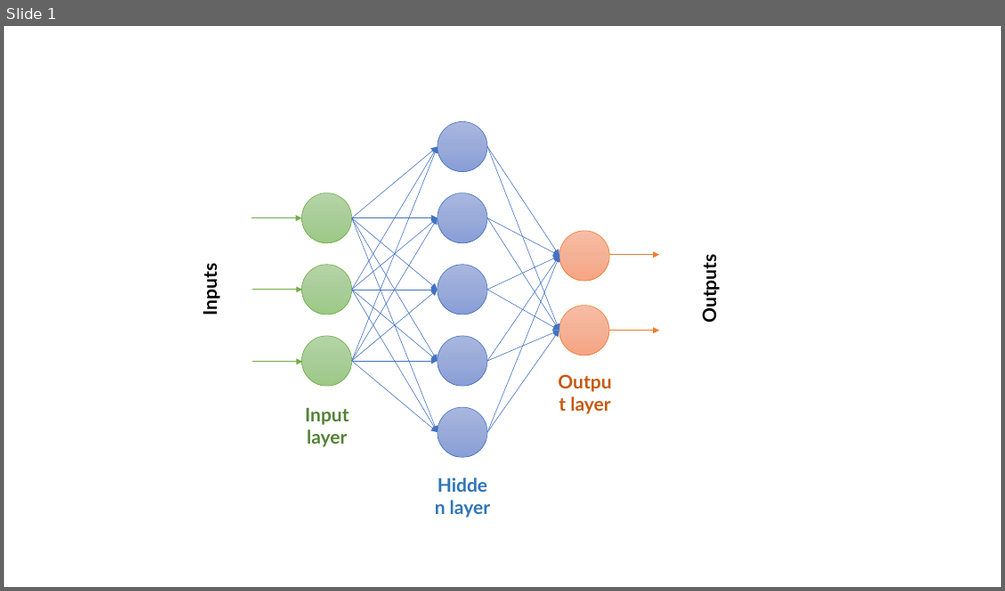
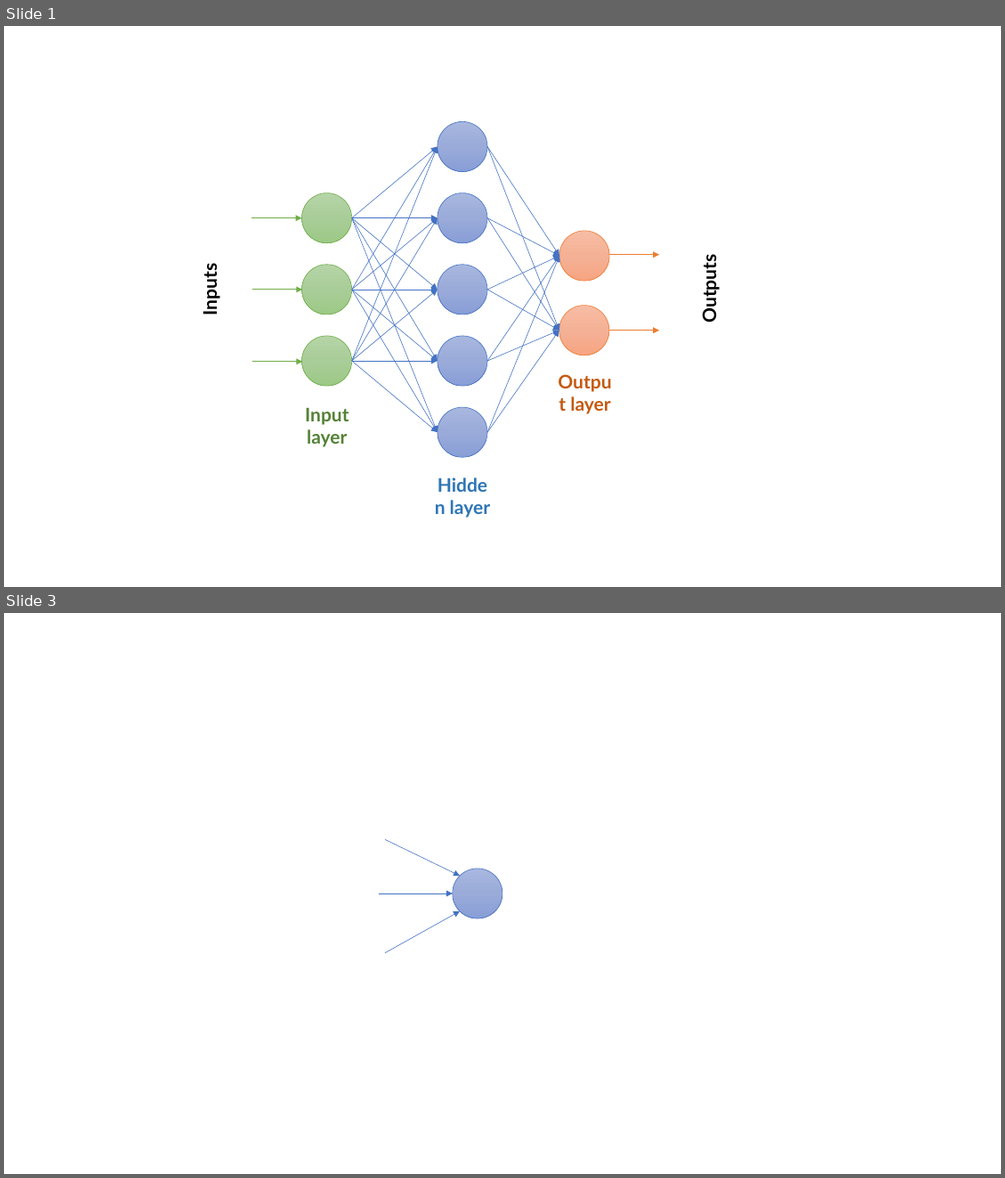
Before and after one commit to wasim-essbai/MasterThesis, a slide deck: images.pptx. Shown one above the other, each under a label of ours: slide 1 before the commit, slides 1 and 3 after it; the slides between them are not shown. The pictures are 1005x591 and 1005x1178 pixels, drawn with LibreOffice and Linux fonts; fonts in the diff are those of the drawing. Boxes give left, top, right and bottom in pixels: in the first picture for what was removed or moved away, otherwise in the second. Text is boxed around its words. In the diff, an @@ line names an element or a change of style, - is before the commit and + after.

```diff
--- a/images.pptx
+++ b/images.pptx
@@ slide 3 added at <box>4,613,1001,1174</box>, background #FFFFFF @@
@@ arrow added from (386, 840) to (461, 876), #4472C4 0.5 pt @@
@@ ellipse added at <box>453,868,502,919</box>, fill gradient #A8B7DF to #9AABD9 to #889ED7, outline #4472C4 0.5 pt @@
@@ arrow added from (379, 893) to (453, 893), #4472C4 0.5 pt @@
@@ arrow added from (386, 952) to (461, 911), #4472C4 0.5 pt @@
```
Also in this commit, not shown: 3 other slides added, 7 other files.
